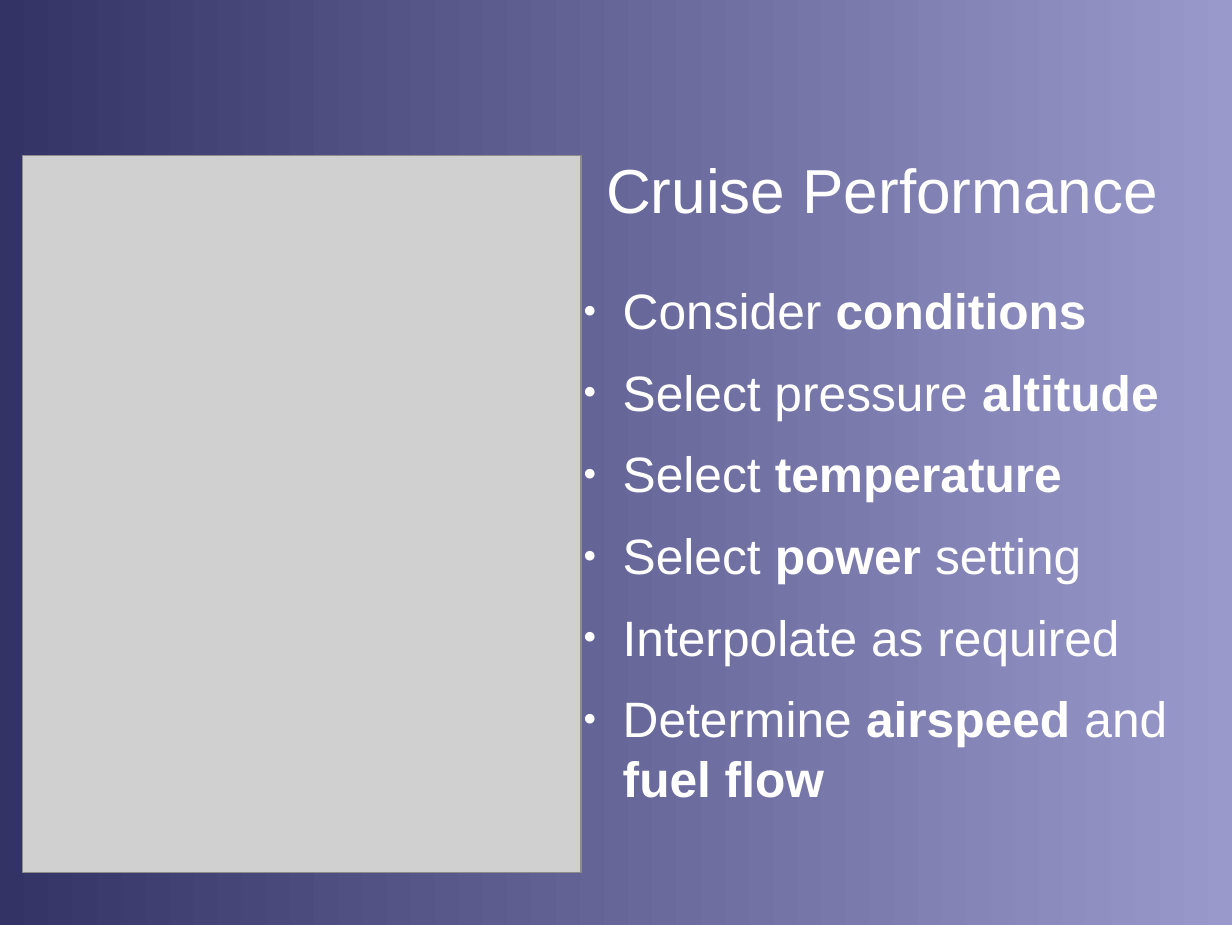
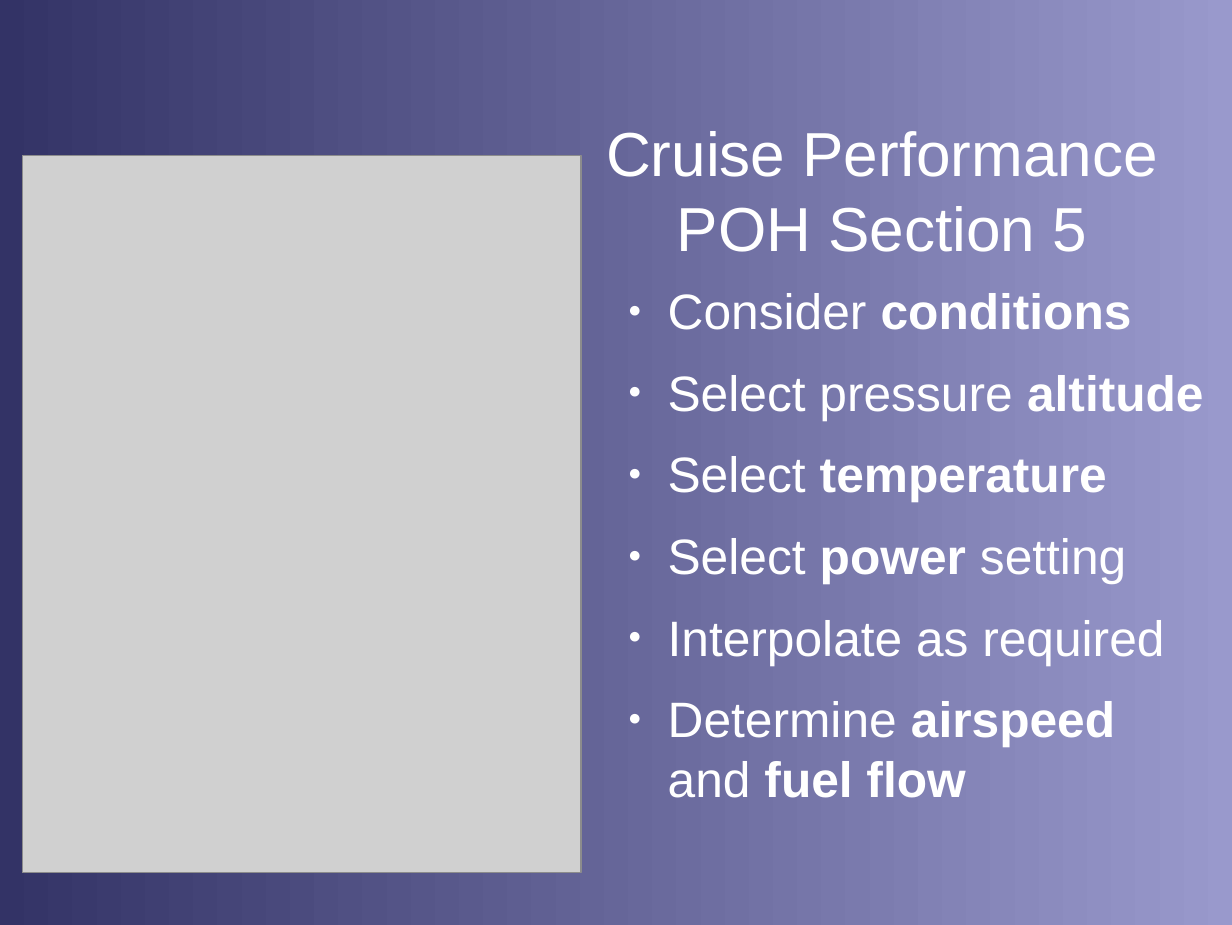
Before and after one commit to stephanheinemann/flight, a slide deck: slide 11 of FI/RangeAndEndurance/RangeAndEndurance.odp (slide 7 before the commit). Drawn at 1232x925 pixels with LibreOffice and Linux fonts; fonts in the diff are those of the drawing; grey boxes stand for pictures; background and template pictures are left out. Boxes give left, top, right and bottom in pixels: in the first picture for what was removed or moved away, otherwise in the second. Text is boxed around its words. In the diff, an @@ line names an element or a change of style, - is before the commit and + after.

```diff
--- a/FI/RangeAndEndurance/RangeAndEndurance.odp
+++ b/FI/RangeAndEndurance/RangeAndEndurance.odp
@@ title at (606, 131, 1158, 252): text changed @@
-Cruise Performance
+Cruise Performance
+POH Section 5
@@ text "Consider conditions" rewrapped from (623, 293, 1167, 798) to (668, 293, 1204, 798) @@
```
Also in this commit, not shown: 6 other slides changed.
